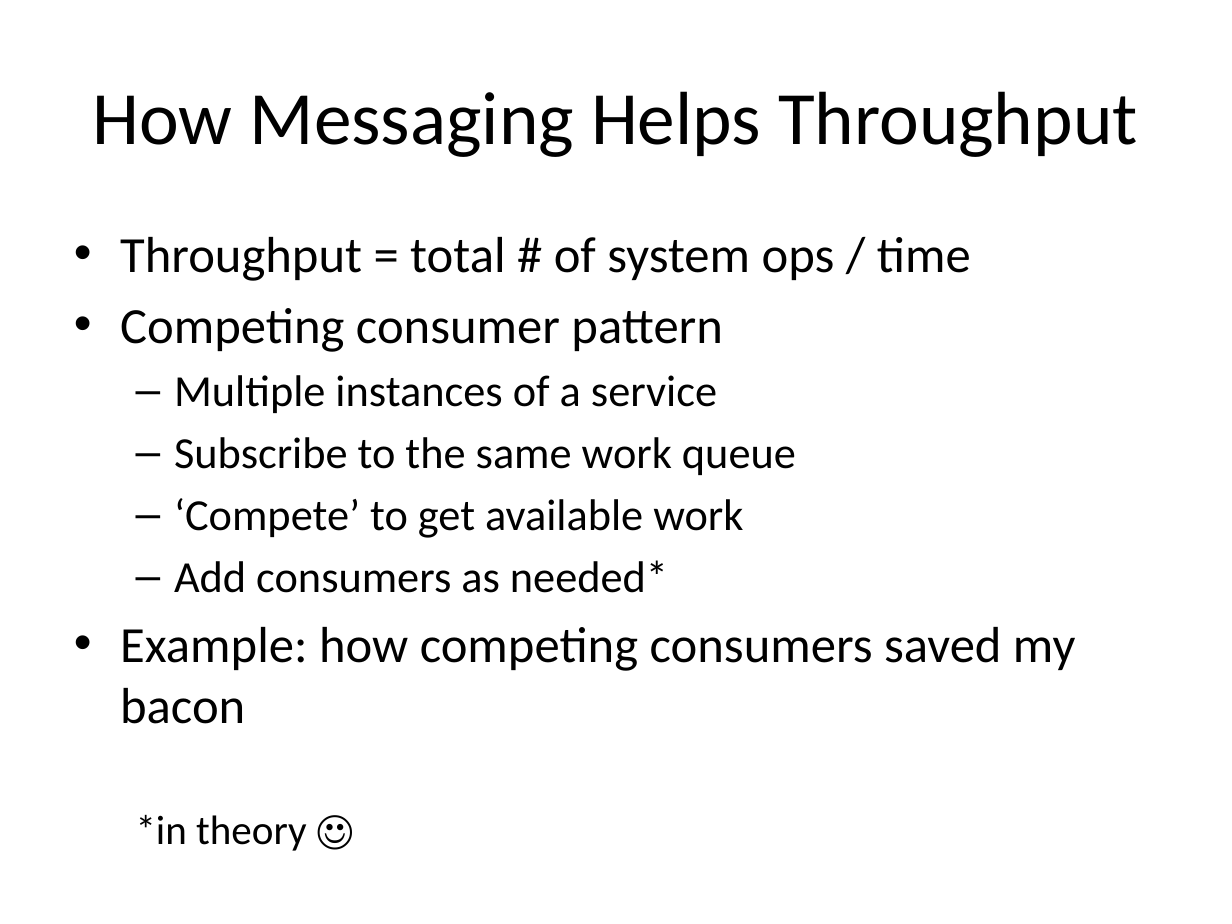
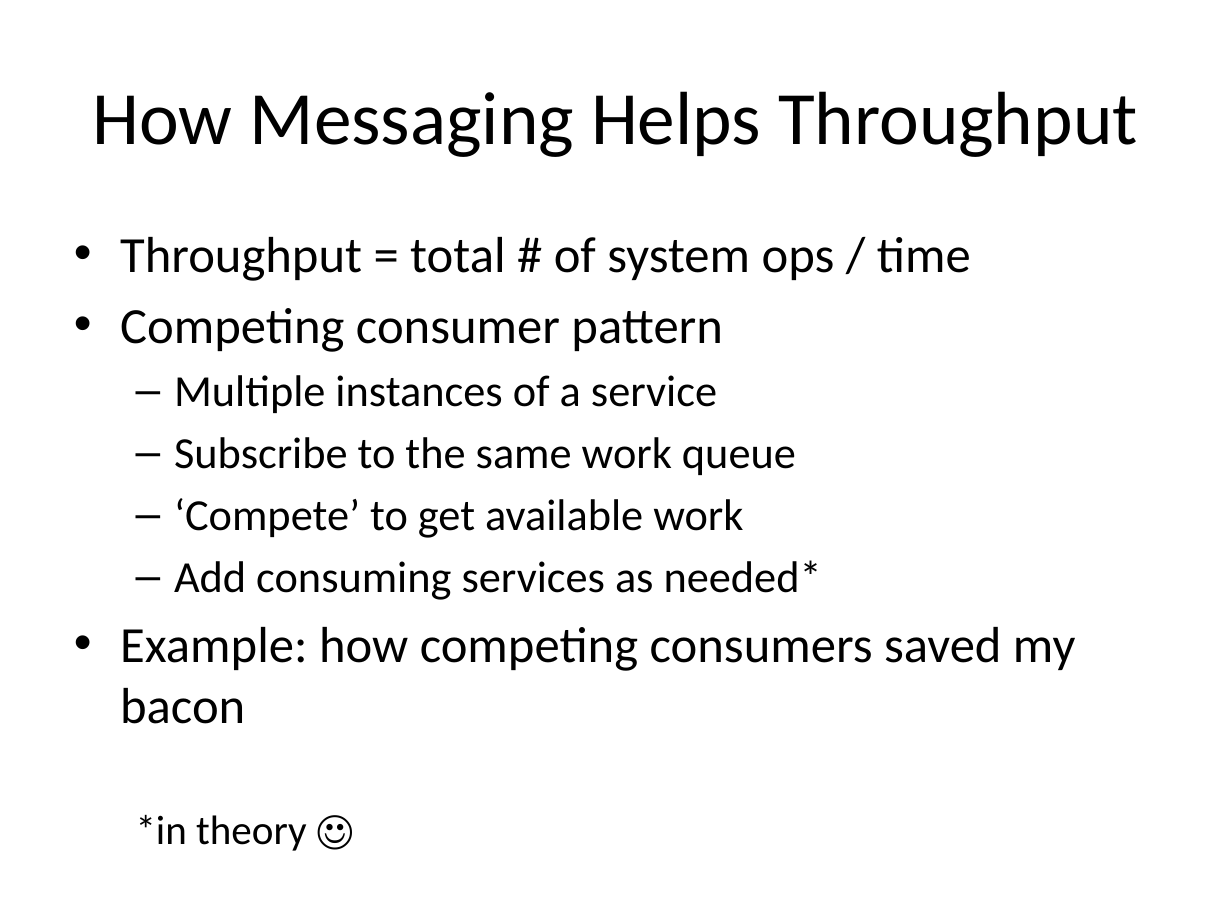
Before and after one commit to cl9p/rabbitmq-demos, a slide deck: slide 8 of Messaging Patterns.pptx. Drawn at 1232x924 pixels with LibreOffice and Linux fonts; fonts in the diff are those of the drawing. Boxes give left, top, right and bottom in pixels: in the first picture for what was removed or moved away, otherwise in the second. Text is boxed around its words. In the diff, an @@ line names an element or a change of style, - is before the commit and + after.

```diff
--- a/Messaging Patterns.pptx
+++ b/Messaging Patterns.pptx
@@ text at [174, 560, 822, 600]: text changed @@
-  – Add consumers as needed*
+  – Add consuming services as needed*
```
Also in this commit, not shown: 10 other slides changed, 2 slides added.
